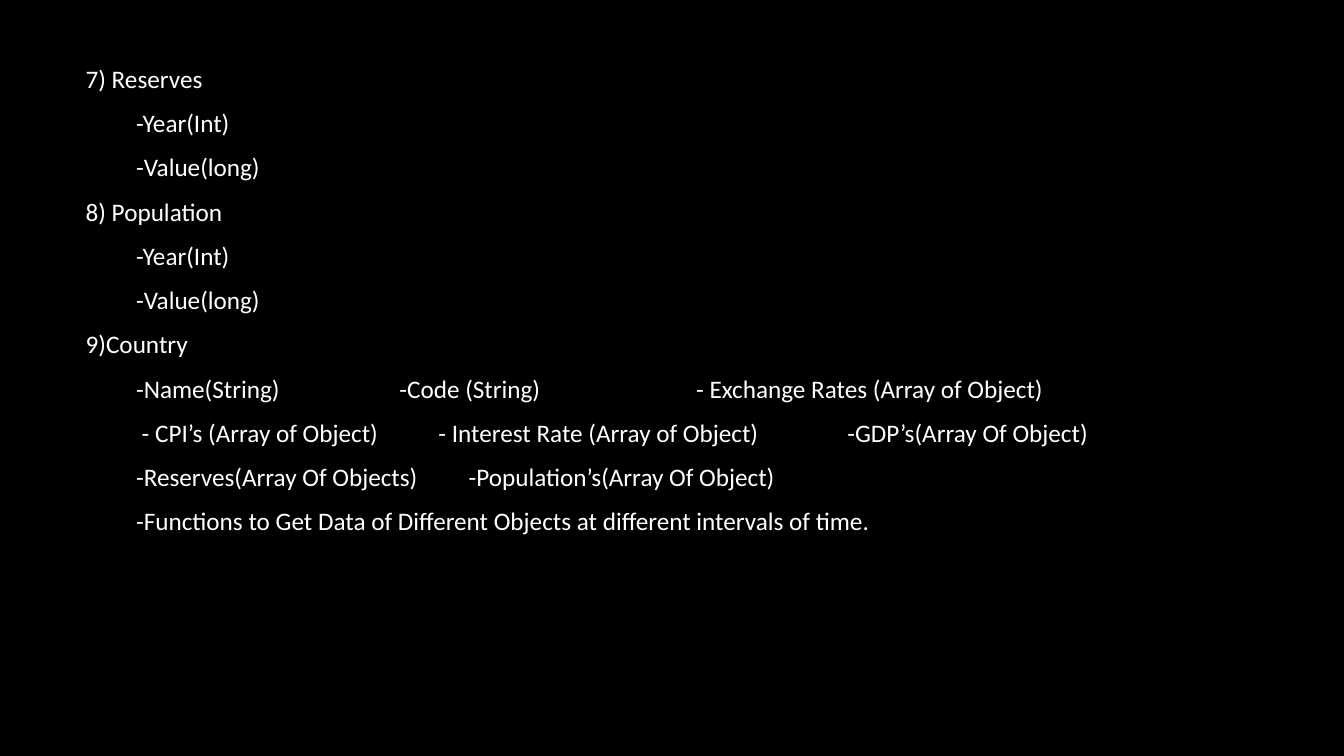
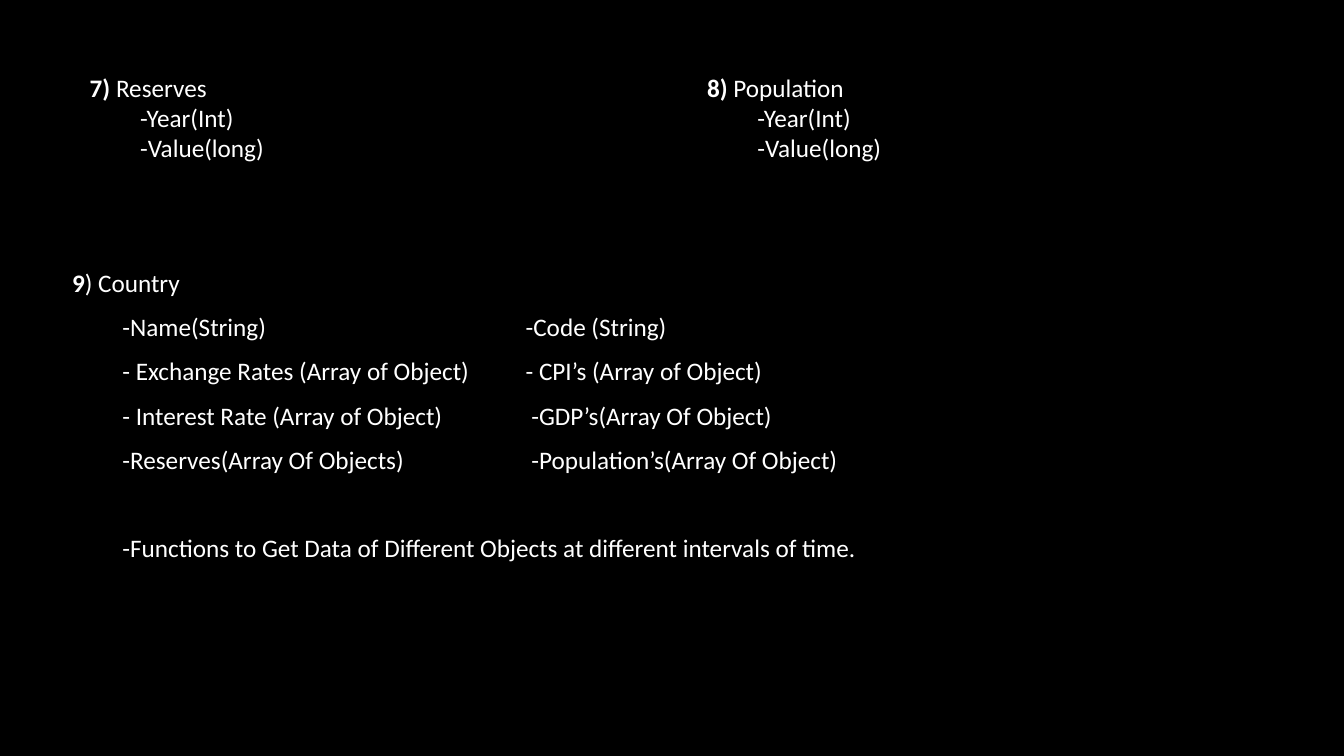
Before and after one commit to AvatarAarav/Economy_Data_Visualization, a slide deck: slide 4 of Economy_Data_Visualizaton_Presentation.pptx (slide 5 before the commit). Drawn at 1344x756 pixels with LibreOffice and Linux fonts; fonts in the diff are those of the drawing; background and template pictures are left out. Boxes give left, top, right and bottom in pixels: in the first picture for what was removed or moved away, otherwise in the second. Text is boxed around its words. In the diff, an @@ line names an element or a change of style, - is before the commit and + after.

```diff
--- a/Economy_Data_Visualizaton_Presentation.pptx
+++ b/Economy_Data_Visualizaton_Presentation.pptx
@@ text added at (90,78,264,162), 18 pt, text #FFFFFF @@
+7) Reserves
+-Year(Int)
+-Value(long)
@@ text added at (707,78,881,162), 18 pt, text #FFFFFF @@
+8) Population
+-Year(Int)
+-Value(long)
@@ text "9) Country": place and size @@
-text "9) Country" at (86,69,1088,535)
+text "9) Country" at (122,317,855,562)
@@ text at (122,317,772,430): text changed @@
-7) Reserves
--Year(Int)
--Value(long)
-8) Population
--Year(Int)
--Value(long)
-9)Country
--Name(String) -Code (String) - Exchange Rates (Array of Object)
-- CPI’s (Array of Object) - Interest Rate (Array of Object) -GDP’s(Array Of Object)
+9) Country
+-Name(String) -Code (String)
+- Exchange Rates (Array of Object) - CPI’s (Array of Object)
+- Interest Rate (Array of Object) -GDP’s(Array Of Object)
```
Also in this commit, not shown: 6 other slides changed, 1 slide removed, 2 other files.
